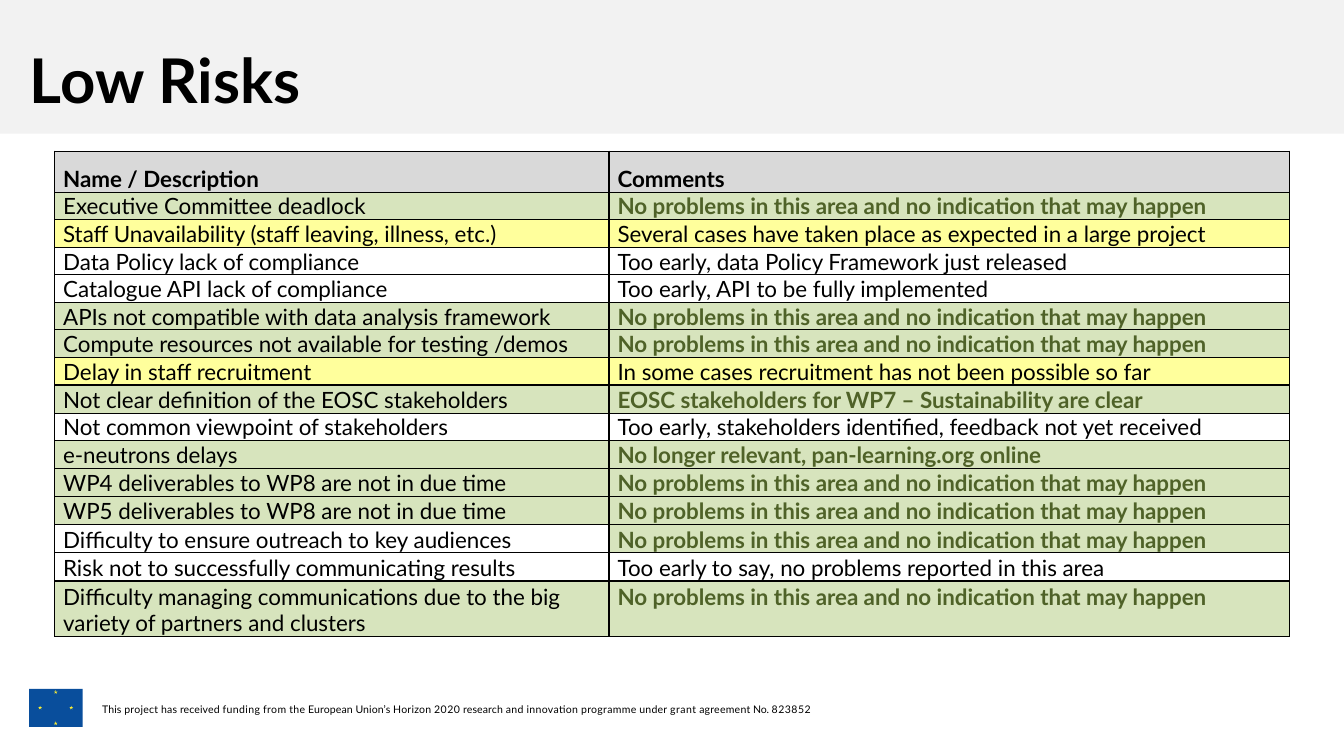
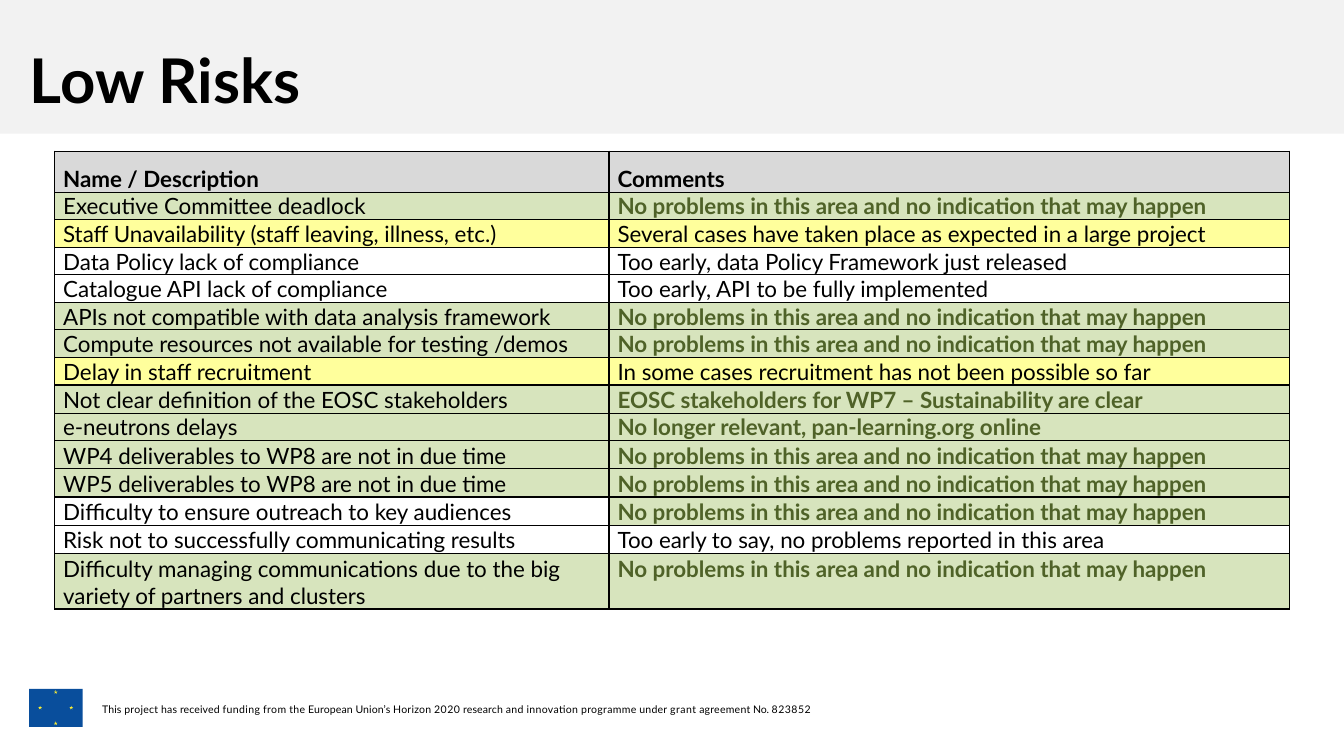
Before and after one commit to panosc-eu/panosc, a slide deck: slide 15 of Work Packages/WP1 Management/Other/PaNOSC_WP1_ReviewMeeting_v2.pptx. Drawn at 1344x756 pixels with LibreOffice and Linux fonts; fonts in the diff are those of the drawing; background and template pictures are left out. Boxes give left, top, right and bottom in pixels: in the first picture for what was removed or moved away, otherwise in the second. Text is boxed around its words. In the diff, an @@ line names an element or a change of style, - is before the commit and + after.

```diff
--- a/Work Packages/WP1 Management/Other/PaNOSC_WP1_ReviewMeeting_v2.pptx
+++ b/Work Packages/WP1 Management/Other/PaNOSC_WP1_ReviewMeeting_v2.pptx
@@ table at [54,151,1290,613] @@
-row 10: Not common viewpoint of stakeholders | Too early, stakeholders identified, feedback not yet received
```
Also in this commit, not shown: 2 other slides changed.
